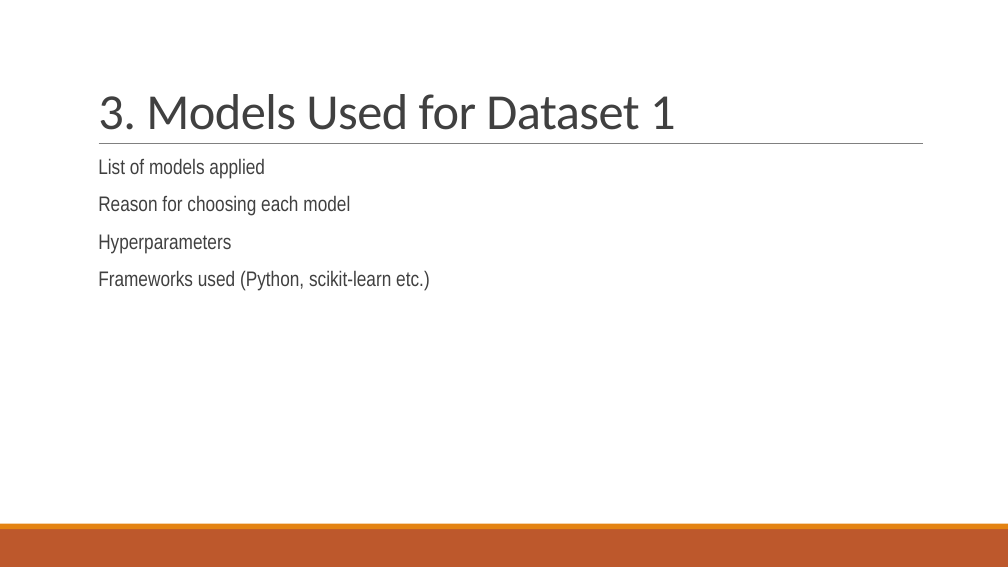
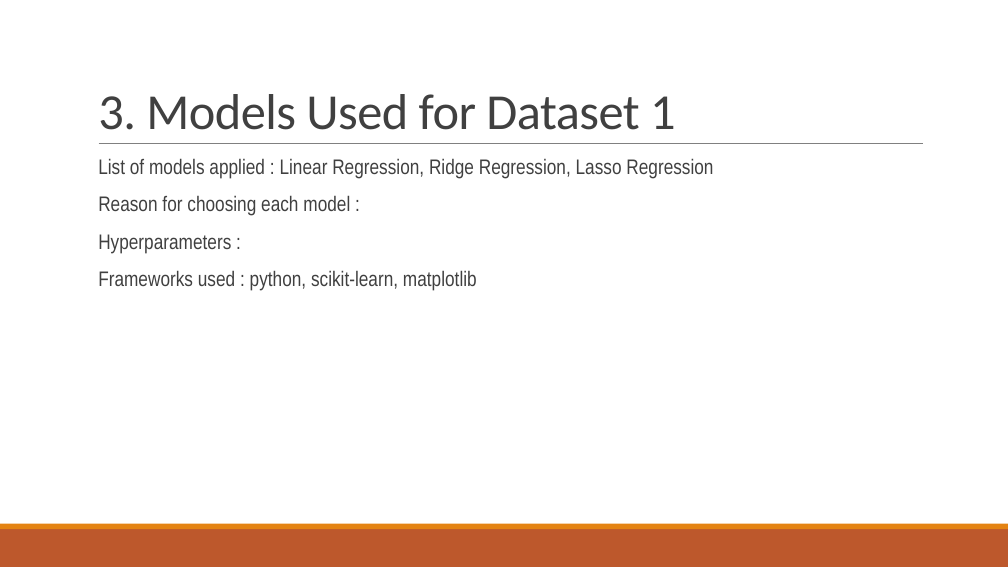
Before and after one commit to akay6483/mmml-ecommerce, a slide deck: slide 8 of docs/23CSE301_A8.pptx. Drawn at 1008x567 pixels with LibreOffice and Linux fonts; fonts in the diff are those of the drawing; background and template pictures are left out. Boxes give left, top, right and bottom in pixels: in the first picture for what was removed or moved away, otherwise in the second. Text is boxed around its words. In the diff, an @@ line names an element or a change of style, - is before the commit and + after.

```diff
--- a/docs/23CSE301_A8.pptx
+++ b/docs/23CSE301_A8.pptx
@@ text at (98, 158, 713, 291): text changed @@
-  List of models applied
-  Reason for choosing each model
-  Hyperparameters
-  Frameworks used (Python, scikit-learn etc.)
+  List of models applied : Linear Regression, Ridge Regression, Lasso Regression
+  Reason for choosing each model :
+  Hyperparameters :
+  Frameworks used : python, scikit-learn, matplotlib
```
Also in this commit, not shown: 5 other slides changed, 1 other file.
